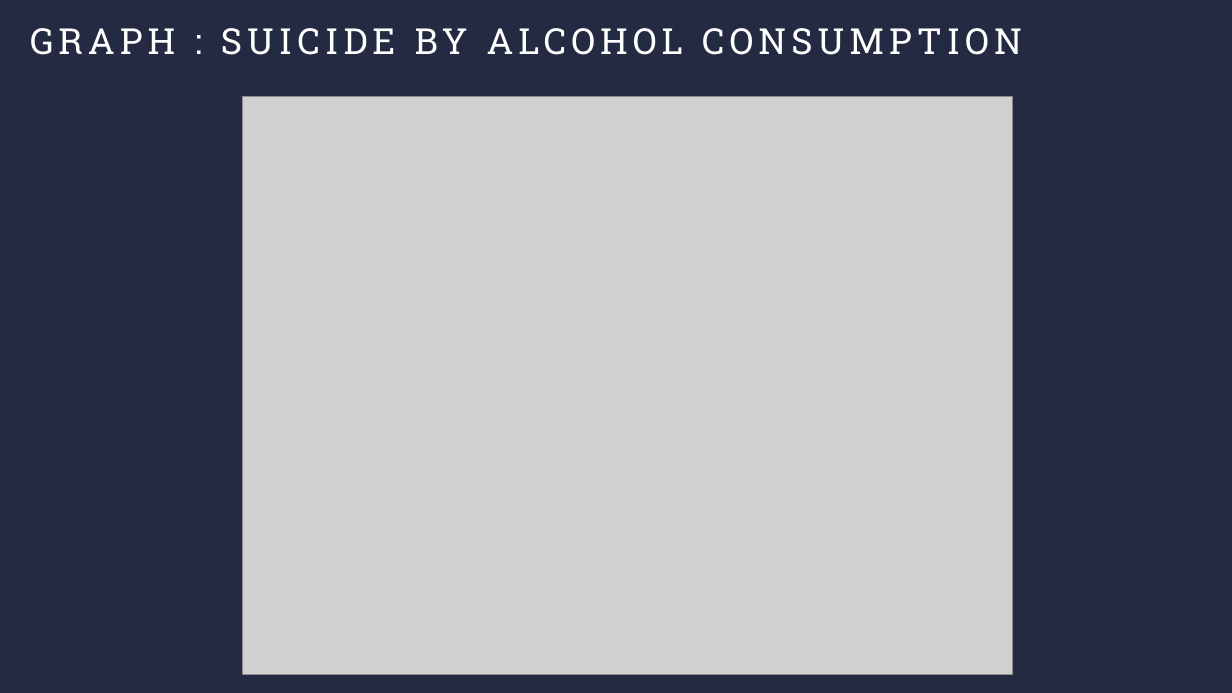
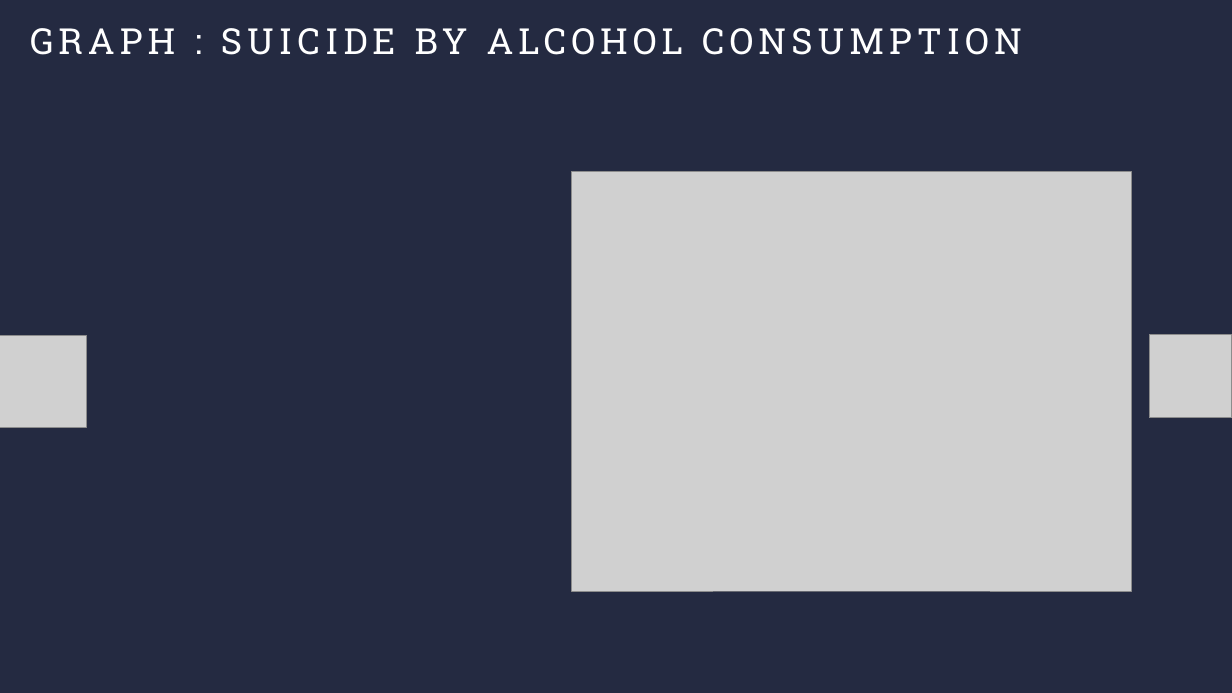
Before and after one commit to dgulacsy/DE2_Term_Project, a slide deck: slide 11 of DE2_Term_Presentation.pptx (slide 8 before the commit). Drawn at 1232x693 pixels with LibreOffice and Linux fonts; fonts in the diff are those of the drawing; grey boxes stand for pictures. Boxes give left, top, right and bottom in pixels: in the first picture for what was removed or moved away, otherwise in the second. Text is boxed around its words. In the diff, an @@ line names an element or a change of style, - is before the commit and + after.

```diff
--- a/DE2_Term_Presentation.pptx
+++ b/DE2_Term_Presentation.pptx
@@ picture removed at (x1=242, y1=97, x2=1012, y2=675) @@
@@ picture added at (x1=572, y1=172, x2=1132, y2=592) @@
@@ picture added at (x1=0, y1=335, x2=87, y2=428) @@
@@ picture added at (x1=1150, y1=335, x2=1232, y2=419) @@
```
Also in this commit, not shown: 5 other slides changed, 3 slides added.
